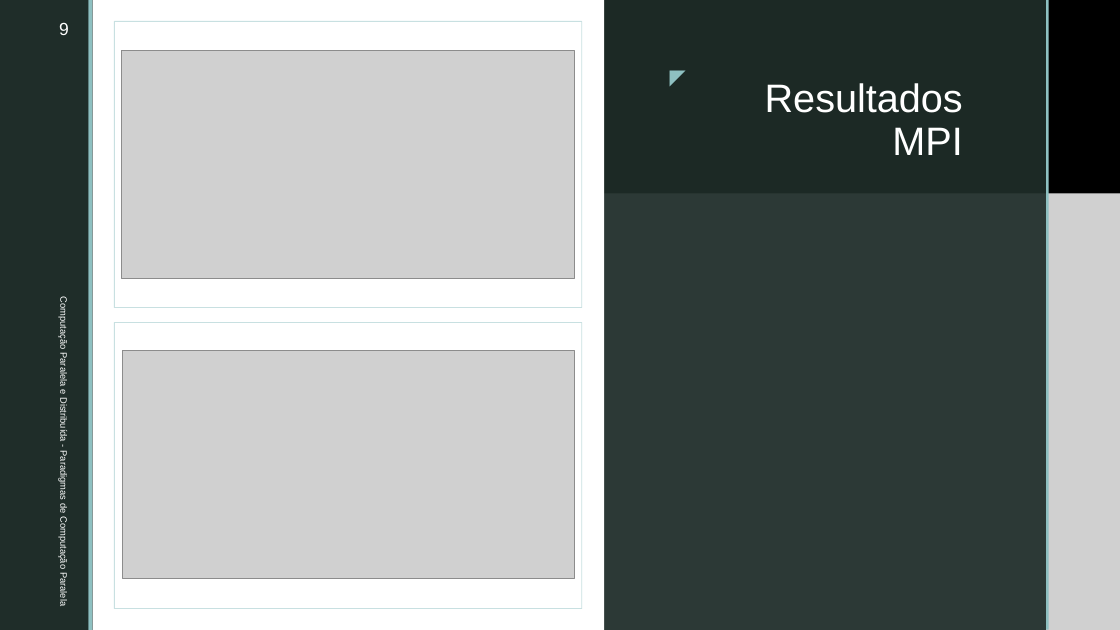
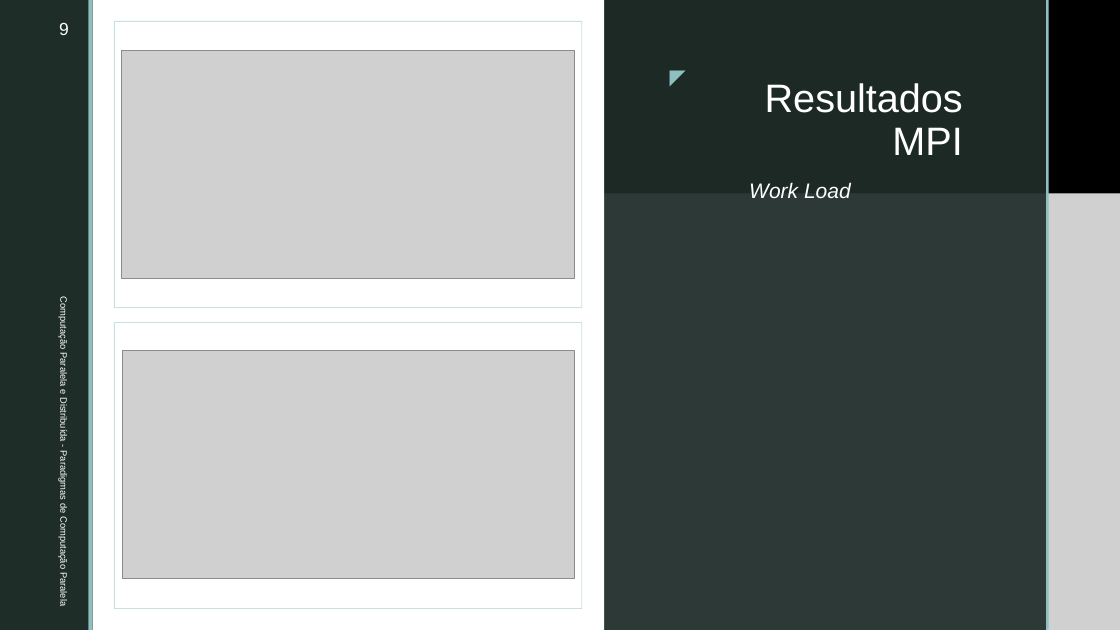
Before and after one commit to Frodo061/Parallel-BucketSort-MPI, a slide deck: slide 9 of PCP_Presentation.pptx. Drawn at 1120x630 pixels with LibreOffice and Linux fonts; fonts in the diff are those of the drawing; grey boxes stand for pictures; background and template pictures are left out. Boxes give left, top, right and bottom in pixels: in the first picture for what was removed or moved away, otherwise in the second. Text is boxed around its words. In the diff, an @@ line names an element or a change of style, - is before the commit and + after.

```diff
--- a/PCP_Presentation.pptx
+++ b/PCP_Presentation.pptx
@@ text added at (x1=749, y1=183, x2=851, y2=198), 18 pt, text #FFFFFF, italic @@
+Work Load
```
Also in this commit, not shown: 3 other slides changed, 3 other files.
